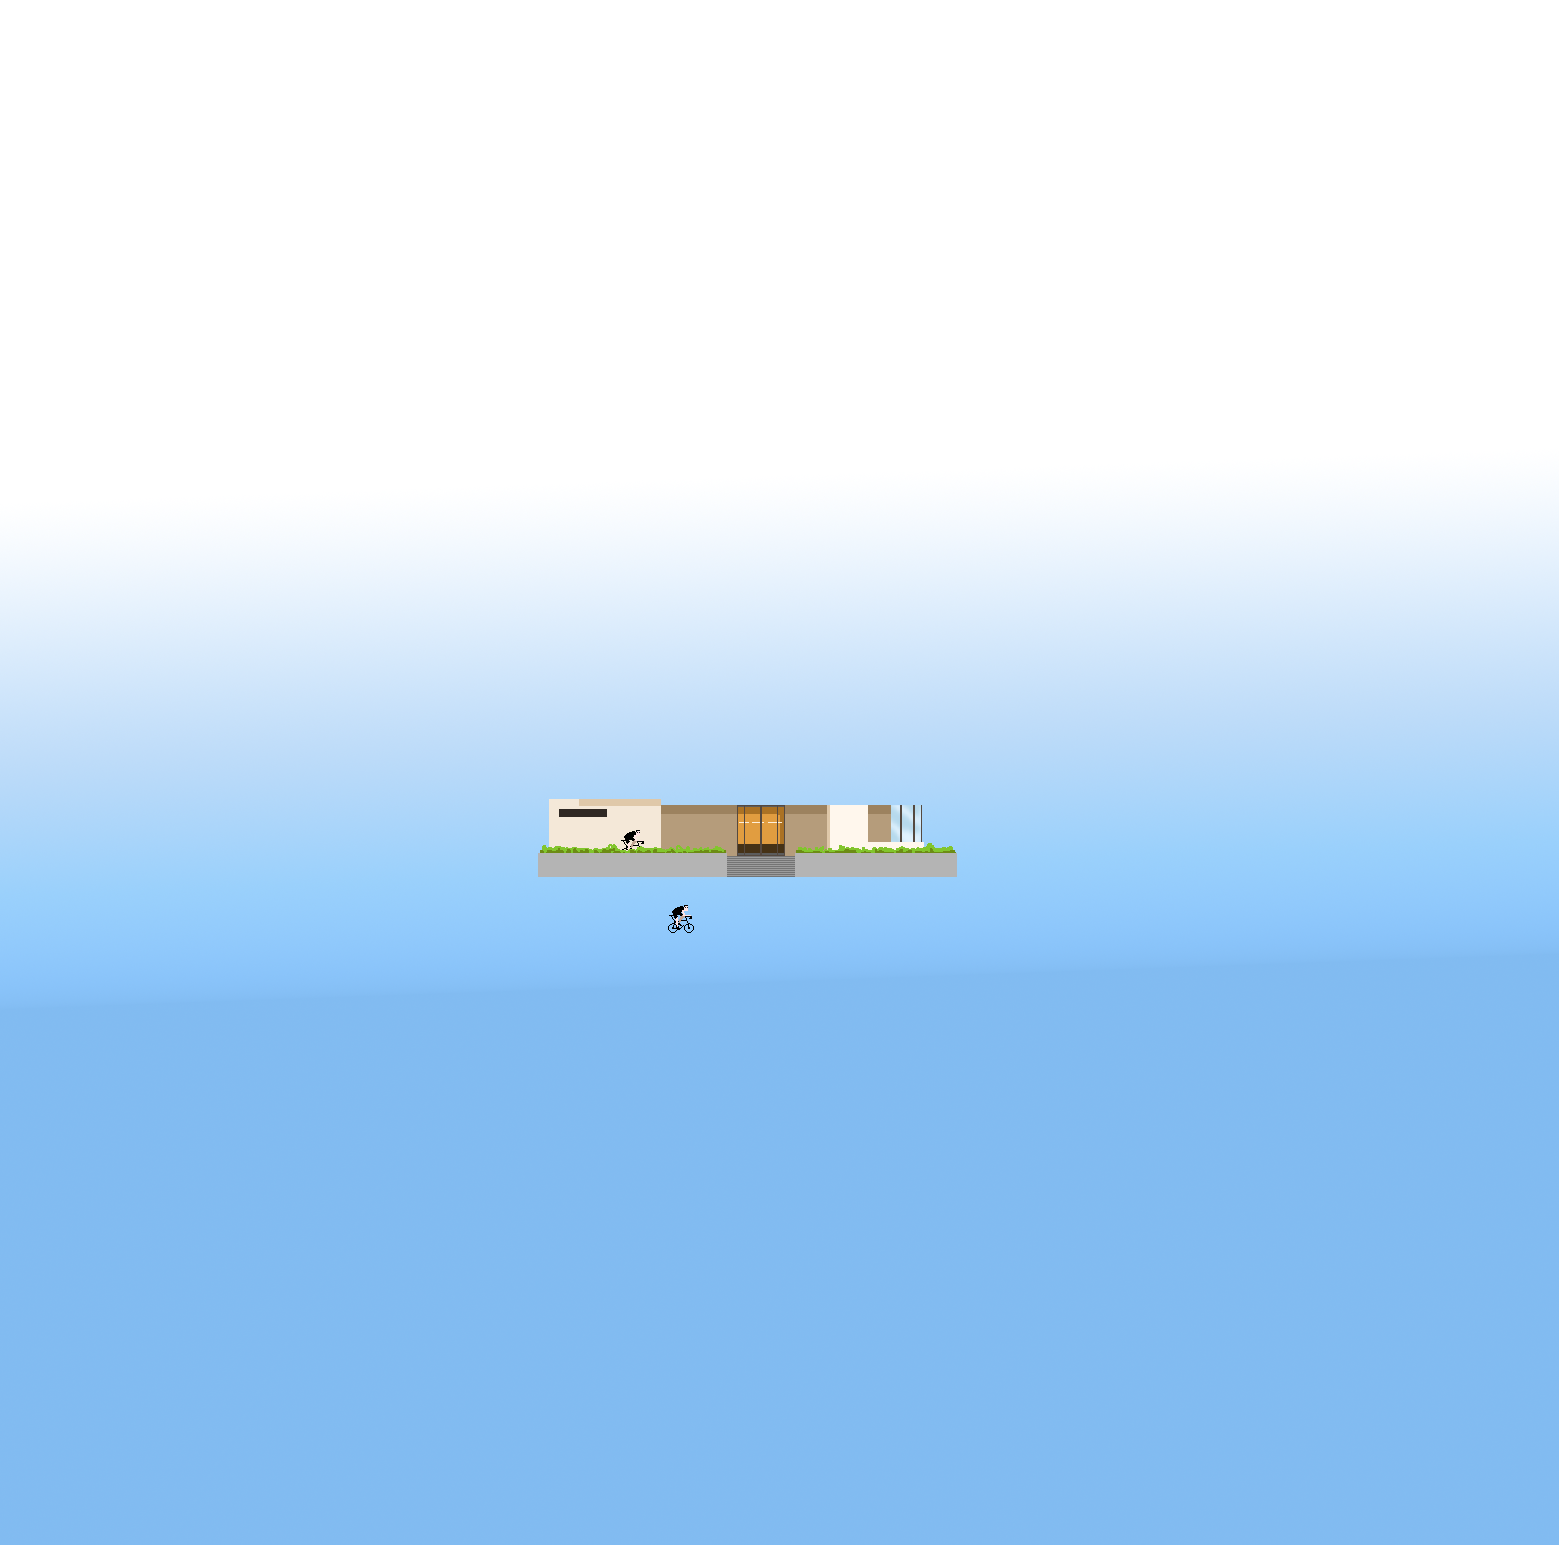
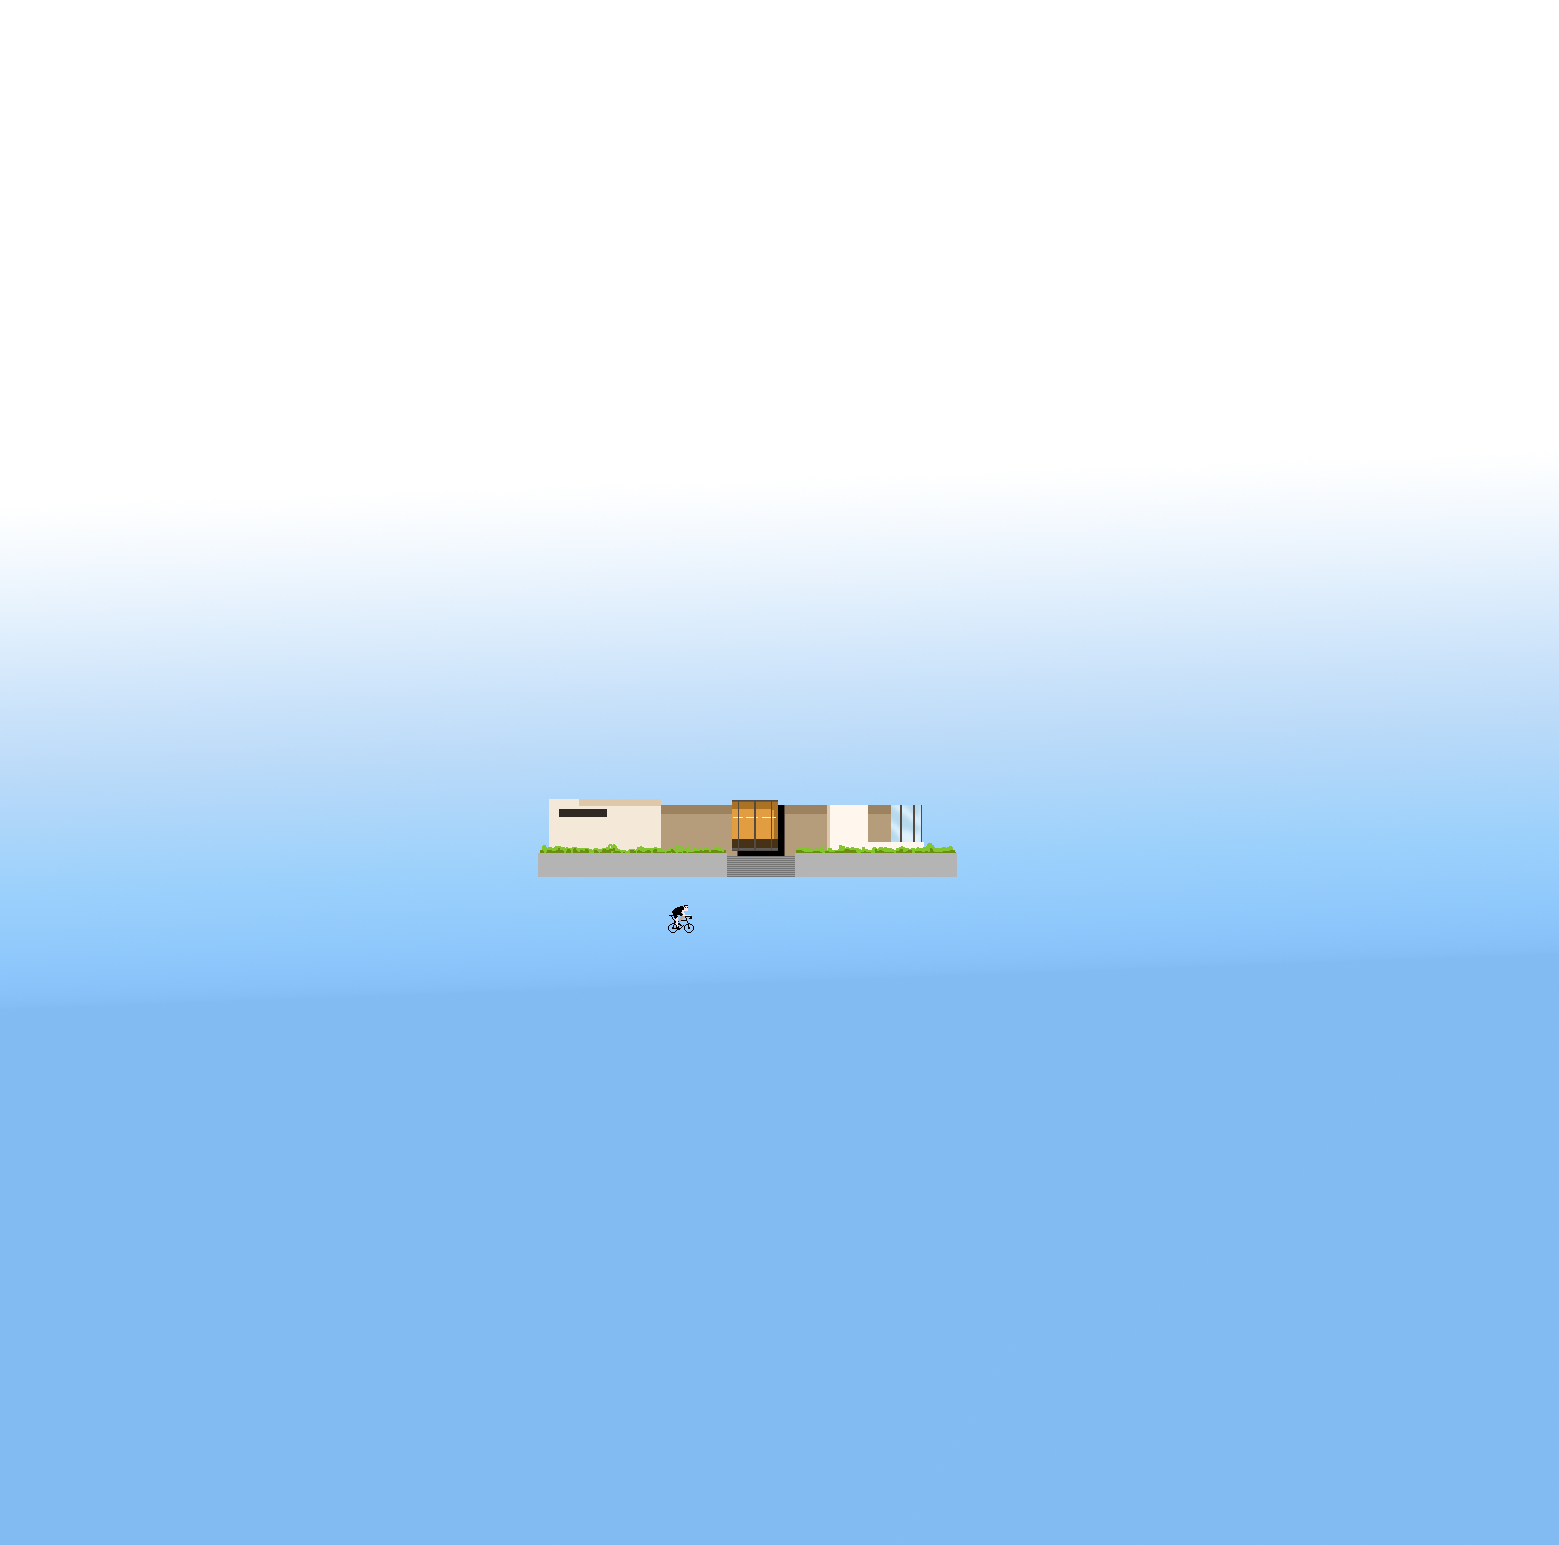
Two versions of the same layered image (1559x1545). Layer-by-layer changes:
moved "Entrance" above "charlotte" over [621, 800, 784, 856]
renamed "Layer 34" to "entrance doors", moved it above "entrance without doors", painted on it over [621, 800, 784, 856]
renamed "Layer 35" to "entrance without doors", painted on it over [621, 800, 784, 856]
painted on "Gradient Fill 1" over [621, 800, 784, 856]